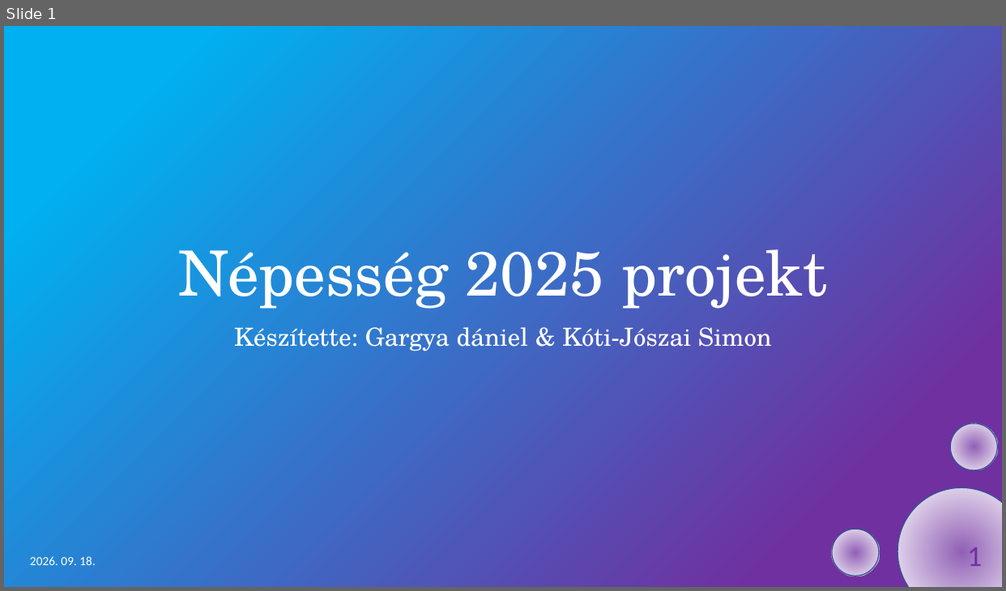
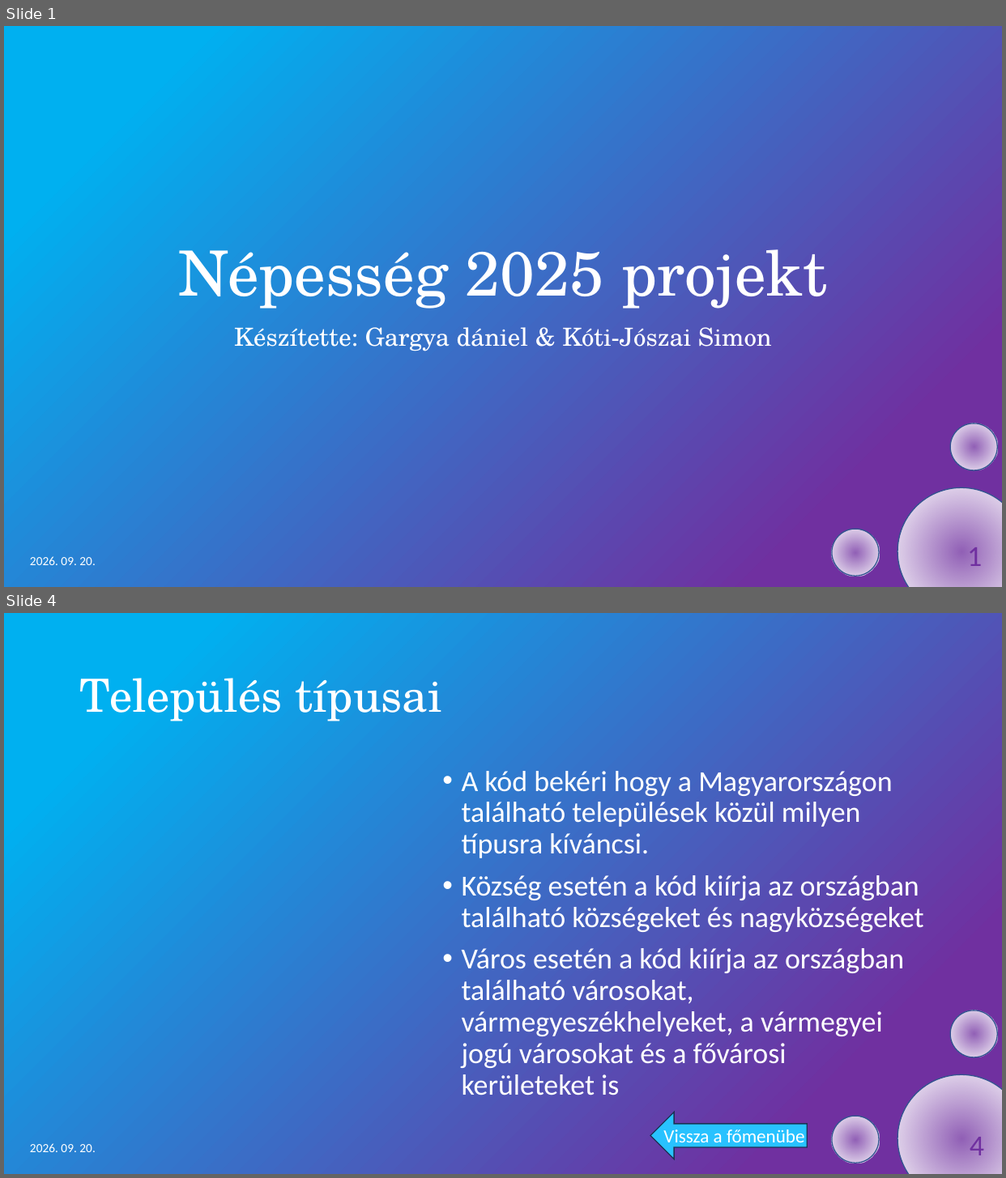
Before and after one commit to Almagyar/nepesseg2025, a slide deck: Népesség 2025 projekt.pptx. Shown one above the other, each under a label of ours: slide 1 before the commit, slides 1 and 4 after it; the slides between them are not shown. The pictures are 1006x591 and 1006x1178 pixels, drawn with LibreOffice and Linux fonts; fonts in the diff are those of the drawing. Boxes give left, top, right and bottom in pixels: in the first picture for what was removed or moved away, otherwise in the second. Text is boxed around its words. In the diff, an @@ line names an element or a change of style, - is before the commit and + after.

```diff
--- a/Népesség 2025 projekt.pptx
+++ b/Népesség 2025 projekt.pptx
@@ slide 4 added at bbox=[4, 613, 1002, 1174], background gradient #00B0F0 to #7030A0; not listed: 3 template elements that a slide beside it also shows @@
@@ title added at bbox=[80, 678, 442, 722], 44 pt, text #FFFFFF @@
+Település típusai
@@ text added at bbox=[462, 771, 924, 1096], 28 pt, text #FFFFFF @@
+• A kód bekéri hogy a Magyarországon található települések közül milyen típusra kíváncsi.
+• Község esetén a kód kiírja az országban található községeket és nagyközségeket
+• Város esetén a kód kiírja az országban található városokat, vármegyeszékhelyeket, a vármegyei jogú városokat és a fővárosi kerületeket is
@@ left arrow added at bbox=[651, 1112, 808, 1160], fill #28C2FF, outline #1E3256 1 pt @@
@@ text added at bbox=[30, 1144, 95, 1152], 12 pt, text #FFFFFF @@
+2026. 09. 20.
@@ text added at bbox=[663, 1130, 805, 1148], 18 pt, text #FFFFFF @@
+Vissza a főmenübe
@@ page number added at bbox=[970, 1137, 984, 1156], 28 pt, text #7030A0 @@
+4
@@ slide 1 changed as well @@
@@ text at bbox=[30, 557, 95, 565]: text changed @@
-2026. 09. 18.
+2026. 09. 20.
```
Also in this commit, not shown: 1 other slide changed, 1 other slide added, 3 other files.
